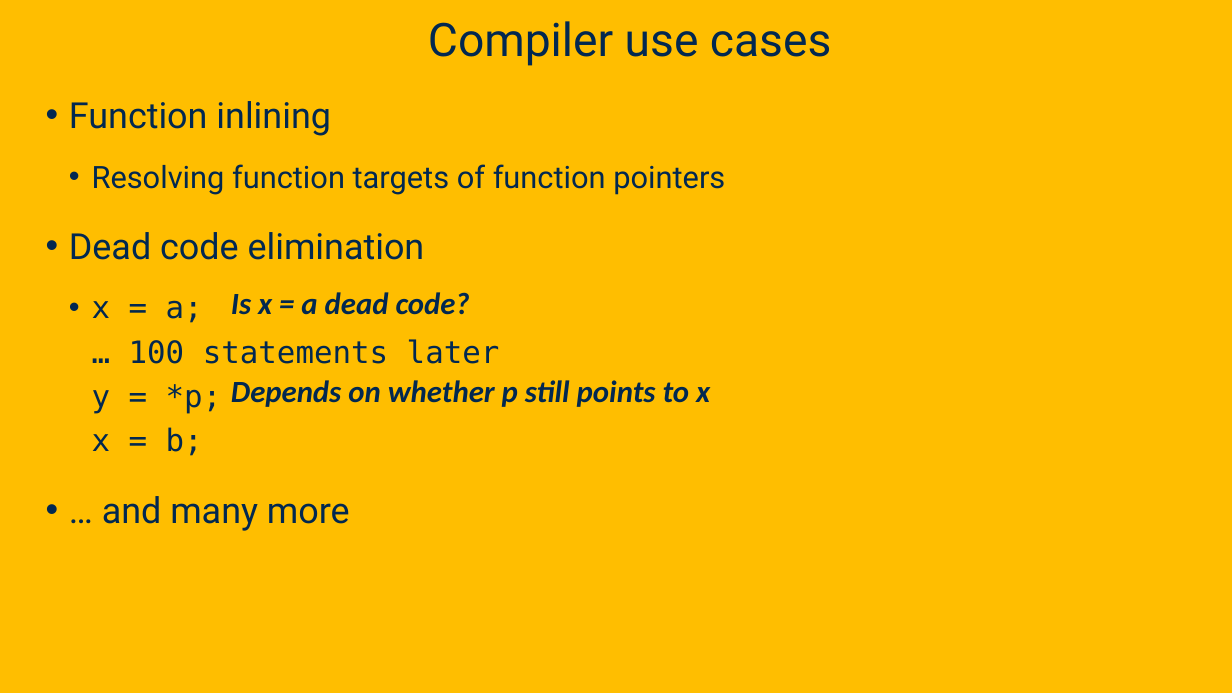
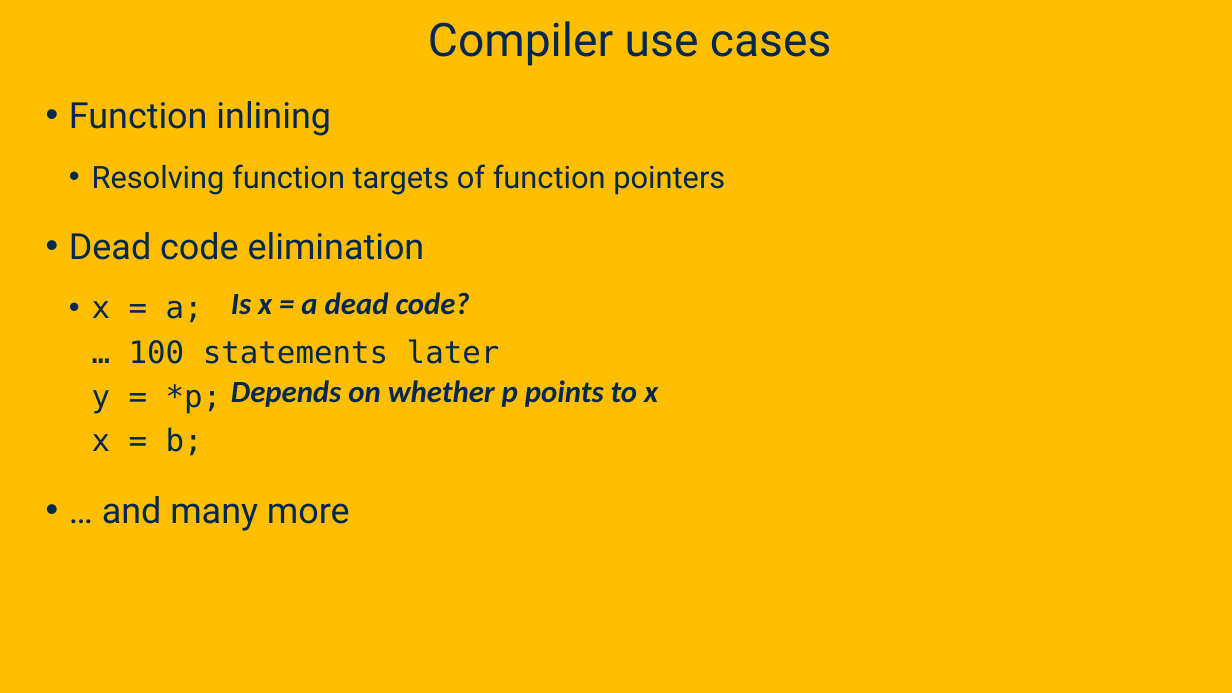
Before and after one commit to davsec-teaching/ECS289C-Spring2025, a slide deck: slide 87 of slides/4_pointer_analysis.pptx (slide 78 before the commit). Drawn at 1232x693 pixels with LibreOffice and Linux fonts; fonts in the diff are those of the drawing; background and template pictures are left out. Boxes give left, top, right and bottom in pixels: in the first picture for what was removed or moved away, otherwise in the second. Text is boxed around its words. In the diff, an @@ line names an element or a change of style, - is before the commit and + after.

```diff
--- a/slides/4_pointer_analysis.pptx
+++ b/slides/4_pointer_analysis.pptx
@@ text at [231, 380, 658, 407]: text changed @@
-Depends on whether p still points to x
+Depends on whether p points to x
```
Also in this commit, not shown: 30 other slides changed, 9 slides added.
